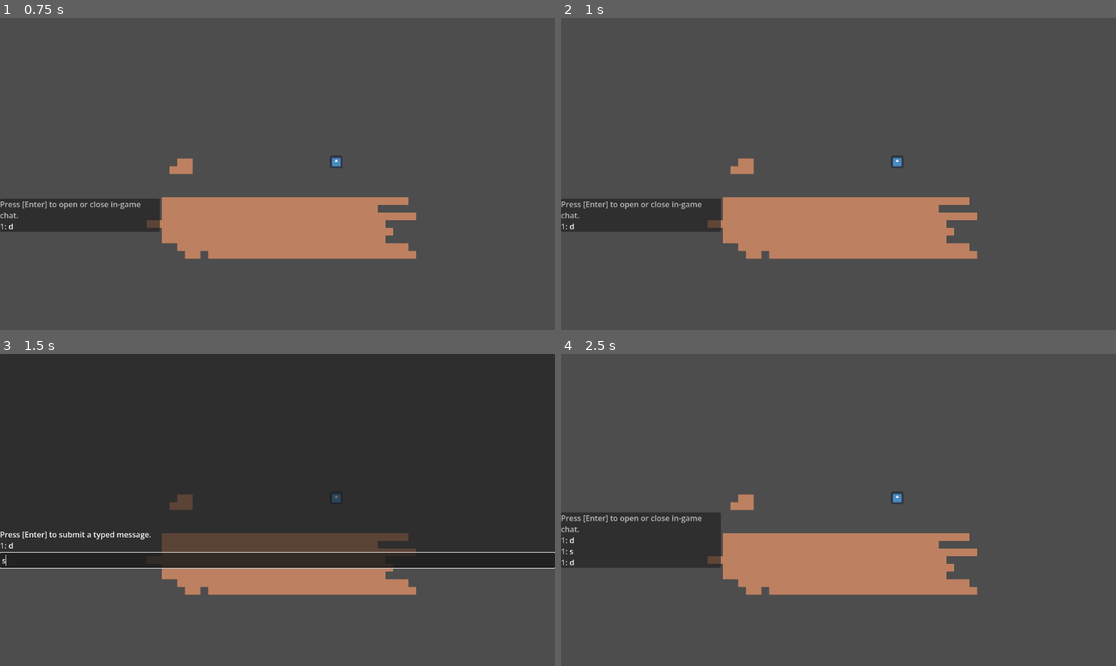
Above: before the commit, frames 1-4 (two rows, left to right).
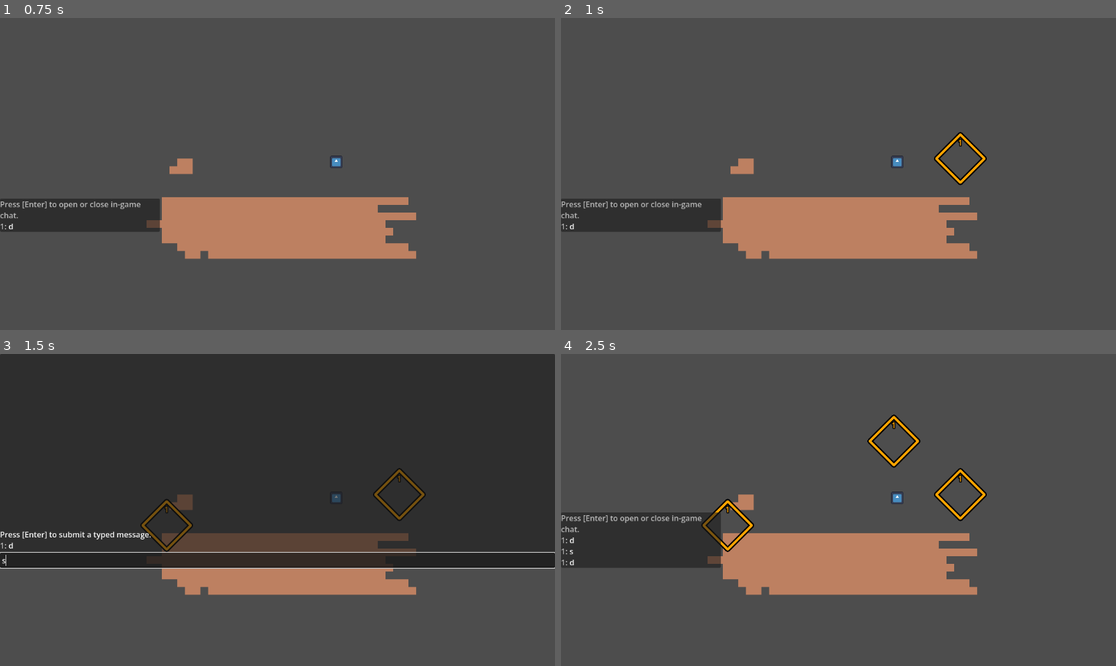
Above: after the commit, the same moments.

Repository: stacktrace-error/chunk-terrain
Game: Godot game, scene res://main_menu.tscn
Two runs of this game, one before a commit and one after it. Both use one fixed random seed, a clock stepped at 60 frames per second and the inputs below. Before the commit the project starts from res://multiplayer.tscn. The engine's default icon, where the game draws it, is replaced by a stand-in: a white triangle on a blue panel in a dark square.
Inputs (mouse positions are in pixels of both pictures, inside the frame that each line leads up to):
- Up to frame 1 (0.75 s): tap Enter (chat) at 0.5, 0.6 s; move the mouse to (399, 158) at 0.52 s; hold D (right) from 0.53 s (still down)
- Up to frame 2 (1 s): keep holding D (right); tap Middle mouse button (ping, bound only after the commit) at 0.8 s
- Up to frame 3 (1.5 s): tap Enter (chat) at 1.25 s; move the mouse to (166, 525) at 1.27 s; release D (right) at 1.28 s; hold S (down) from 1.28 s (still down); tap Middle mouse button (ping, bound only after the commit) at 1.35 s
- Up to frame 4 (2.5 s): tap Enter (chat) at 1.55, 2, 2.1 s; move the mouse to (894, 441) at 2.02 s; release S (down) at 2.03 s; hold D (right) from 2.03 s (still down); tap Middle mouse button (ping, bound only after the commit) at 2.3 s

Frame 1 is identical in both runs. In frame 2, 0.4% of the frame differs, in the area x 67-77%, y 36-54%; in frame 3, 0.8%; in frame 4, 1.3%, in the area x 25-77%, y 19-64%.

Commit message:
ping markers, better launch arguments

Diff:
--- a/Camera.gd
+++ b/Camera.gd
@@ -3,6 +3,6 @@
 #func _process(delta):
 	#position += Input.get_vector("left", "right", "up", "down") * delta * 200
 
-func _input(event:InputEvent) -> void:
+func _unhandled_input(event:InputEvent) -> void:
 	var change = Input.get_axis("zoom_out", "zoom_in") * 0.2
 	if change: zoom += Vector2.ONE * change * zoom.x
--- a/Multiplayer.gd
+++ /dev/null
@@ -1,44 +0,0 @@
-extends Node
-
-var peer : ENetMultiplayerPeer = ENetMultiplayerPeer.new()
-@export var player_scene : PackedScene = load("res://entities/player/player.tscn")
-
-func _ready() -> void:
-	var args : PackedStringArray = OS.get_cmdline_args()
-	if "--host" in args: host()
-	elif "--join" in args: join()
-
-
-func _on_join_button_pressed() -> void:
-	var split : PackedStringArray = %JoinAddress.text.rsplit(":", false, 1)
-	var port : int = 13500
-
-	if split.size() > 1: port = split[1].to_int()
-	join(split[0], port)
-
-
-func _on_host_button_pressed() -> void:
-	var port : int = 13500
-	if %HostPort.text != "": port = %HostPort.text.to_int()
-
-	host(port)
-
-
-func host(port:int=13500) -> void:
-	peer.create_server(port)
-	multiplayer.multiplayer_peer = peer
-	multiplayer.peer_connected.connect(add_player)
-	add_player()
-	DisplayServer.window_set_title.call_deferred("hosting")
-	%NetworkPanel.hide()
-
-func join(address:String="localhost", port:int=13500) -> void:
-	peer.create_client(address, port)
-	multiplayer.multiplayer_peer = peer
-	DisplayServer.window_set_title.call_deferred("joined")
-	%NetworkPanel.hide()
-
-func add_player(id : int = 1) -> void:
-	var player : Player = player_scene.instantiate()
-	player.name = str("Player ", id)
-	GameWorld.add_child.call_deferred(player)
--- a/chat.tscn
+++ /dev/null
@@ -1,82 +0,0 @@
-[gd_scene format=3 uid="uid://bxykqb7tkkh26"]
-
-[ext_resource type="Script" uid="uid://b8rmkxyaetyh2" path="res://chat.gd" id="1_dg5i7"]
-
-[sub_resource type="Theme" id="Theme_adcgs"]
-
-[node name="Chat" type="Control" unique_id=1229468243]
-layout_mode = 3
-anchors_preset = 15
-anchor_right = 1.0
-anchor_bottom = 1.0
-grow_horizontal = 2
-grow_vertical = 2
-size_flags_vertical = 8
-script = ExtResource("1_dg5i7")
-
-[node name="Full" type="VBoxContainer" parent="." unique_id=859209434]
-unique_name_in_owner = true
-visible = false
-layout_mode = 1
-anchors_preset = 15
-anchor_right = 1.0
-anchor_bottom = 1.0
-grow_horizontal = 2
-grow_vertical = 2
-theme = SubResource("Theme_adcgs")
-
-[node name="PanelContainer" type="PanelContainer" parent="Full" unique_id=1855594950]
-layout_mode = 2
-size_flags_vertical = 3
-
-[node name="VBoxContainer" type="VBoxContainer" parent="Full/PanelContainer" unique_id=236989270]
-layout_mode = 2
-
-[node name="ChatText" type="RichTextLabel" parent="Full/PanelContainer/VBoxContainer" unique_id=17034090]
-unique_name_in_owner = true
-layout_mode = 2
-size_flags_vertical = 3
-bbcode_enabled = true
-text = "Press [Enter] to submit a typed message."
-scroll_following = true
-vertical_alignment = 2
-
-[node name="ChatInput" type="LineEdit" parent="Full/PanelContainer/VBoxContainer" unique_id=1401758675]
-unique_name_in_owner = true
-custom_minimum_size = Vector2(200, 0)
-layout_mode = 2
-size_flags_horizontal = 3
-placeholder_text = "Nullevoy:"
-emoji_menu_enabled = false
-
-[node name="Spacer" type="Control" parent="Full" unique_id=226054783]
-custom_minimum_size = Vector2(0, 200)
-layout_mode = 2
-
-[node name="Recent" type="VBoxContainer" parent="." unique_id=868314742]
-unique_name_in_owner = true
-layout_mode = 1
-anchors_preset = 9
-anchor_bottom = 1.0
-offset_right = 332.0
-grow_vertical = 2
-alignment = 2
-
-[node name="PanelContainer" type="PanelContainer" parent="Recent" unique_id=268930806]
-layout_mode = 2
-size_flags_vertical = 8
-
-[node name="RecentChat" type="RichTextLabel" parent="Recent/PanelContainer" unique_id=1496671690]
-unique_name_in_owner = true
-layout_mode = 2
-bbcode_enabled = true
-text = "[color=gray]Press [Enter] to open or close in-game chat.[/color]"
-fit_content = true
-scroll_active = false
-vertical_alignment = 2
-
-[node name="Spacer" type="Control" parent="Recent" unique_id=1446628065]
-custom_minimum_size = Vector2(0, 200)
-layout_mode = 2
-
-[connection signal="text_submitted" from="Full/PanelContainer/VBoxContainer/ChatInput" to="." method="_on_chat_input_text_submitted"]
--- /dev/null
+++ b/hud.tscn
@@ -0,0 +1,7 @@
+[gd_scene format=3 uid="uid://ct0cs4hrv60t6"]
+
+[ext_resource type="PackedScene" uid="uid://bxykqb7tkkh26" path="res://multiplayer/chat.tscn" id="1_37p78"]
+
+[node name="HUD" type="CanvasLayer" unique_id=980792172]
+
+[node name="Chat" parent="." unique_id=1229468243 instance=ExtResource("1_37p78")]
--- /dev/null
+++ b/main_menu.tscn
@@ -0,0 +1,56 @@
+[gd_scene format=3 uid="uid://b5lib4cfpco6n"]
+
+[ext_resource type="Script" uid="uid://y1hsvj0qhxxw" path="res://multiplayer/network_panel.gd" id="1_06t4h"]
+
+[node name="MainMenu" type="CanvasLayer" unique_id=897139959]
+
+[node name="NetworkPanel" type="TabContainer" parent="." unique_id=1558555824]
+unique_name_in_owner = true
+visible = false
+anchors_preset = 2
+anchor_top = 1.0
+anchor_bottom = 1.0
+offset_top = -62.0
+offset_right = 287.0
+grow_vertical = 0
+size_flags_vertical = 8
+current_tab = 0
+script = ExtResource("1_06t4h")
+
+[node name="Join" type="HBoxContainer" parent="NetworkPanel" unique_id=242613971]
+layout_mode = 2
+metadata/_tab_index = 0
+
+[node name="JoinAddress" type="LineEdit" parent="NetworkPanel/Join" unique_id=2027740086]
+unique_name_in_owner = true
+custom_minimum_size = Vector2(200, 0)
+layout_mode = 2
+size_flags_horizontal = 3
+text = "79.222.27.225:13500"
+placeholder_text = "ex. \"127.0.0.1\""
+emoji_menu_enabled = false
+
+[node name="JoinButton" type="Button" parent="NetworkPanel/Join" unique_id=994324684]
+layout_mode = 2
+size_flags_horizontal = 0
+size_flags_vertical = 4
+text = "Confirm"
+
+[node name="Host" type="HBoxContainer" parent="NetworkPanel" unique_id=401531738]
+visible = false
+layout_mode = 2
+metadata/_tab_index = 1
+
+[node name="HostPort" type="LineEdit" parent="NetworkPanel/Host" unique_id=280574990]
+unique_name_in_owner = true
+custom_minimum_size = Vector2(200, 0)
+layout_mode = 2
+size_flags_horizontal = 3
+placeholder_text = "Enter port number..."
+emoji_menu_enabled = false
+
+[node name="HostButton" type="Button" parent="NetworkPanel/Host" unique_id=1110564422]
+layout_mode = 2
+size_flags_horizontal = 0
+size_flags_vertical = 4
+text = "Confirm"
--- a/multiplayer.tscn
+++ /dev/null
@@ -1,62 +0,0 @@
-[gd_scene format=3 uid="uid://cq5aeyk33xfvo"]
-
-[ext_resource type="Script" uid="uid://cgur0hsjp3hq1" path="res://Multiplayer.gd" id="1_o4y1c"]
-[ext_resource type="PackedScene" uid="uid://bxykqb7tkkh26" path="res://chat.tscn" id="2_wktud"]
-
-[node name="Multiplayer" type="CanvasLayer" unique_id=1518339262]
-script = ExtResource("1_o4y1c")
-
-[node name="NetworkPanel" type="TabContainer" parent="." unique_id=466120159]
-unique_name_in_owner = true
-visible = false
-anchors_preset = 2
-anchor_top = 1.0
-anchor_bottom = 1.0
-offset_top = -62.0
-offset_right = 287.0
-grow_vertical = 0
-size_flags_vertical = 8
-current_tab = 1
-
-[node name="Join" type="HBoxContainer" parent="NetworkPanel" unique_id=2000473641]
-visible = false
-layout_mode = 2
-metadata/_tab_index = 0
-
-[node name="JoinAddress" type="LineEdit" parent="NetworkPanel/Join" unique_id=378507847]
-unique_name_in_owner = true
-custom_minimum_size = Vector2(200, 0)
-layout_mode = 2
-size_flags_horizontal = 3
-text = "79.222.27.225:13500"
-placeholder_text = "ex. \"127.0.0.1\""
-emoji_menu_enabled = false
-
-[node name="JoinButton" type="Button" parent="NetworkPanel/Join" unique_id=1480861358]
-layout_mode = 2
-size_flags_horizontal = 0
-size_flags_vertical = 4
-text = "Confirm"
-
-[node name="Host" type="HBoxContainer" parent="NetworkPanel" unique_id=1105302072]
-layout_mode = 2
-metadata/_tab_index = 1
-
-[node name="HostPort" type="LineEdit" parent="NetworkPanel/Host" unique_id=1174830828]
-unique_name_in_owner = true
-custom_minimum_size = Vector2(200, 0)
-layout_mode = 2
-size_flags_horizontal = 3
-placeholder_text = "Enter port number..."
-emoji_menu_enabled = false
-
-[node name="HostButton" type="Button" parent="NetworkPanel/Host" unique_id=412015199]
-layout_mode = 2
-size_flags_horizontal = 0
-size_flags_vertical = 4
-text = "Confirm"
-
-[node name="Chat" parent="." unique_id=1229468243 instance=ExtResource("2_wktud")]
-
-[connection signal="pressed" from="NetworkPanel/Join/JoinButton" to="." method="_on_join_button_pressed"]
-[connection signal="pressed" from="NetworkPanel/Host/HostButton" to="." method="_on_host_button_pressed"]
--- /dev/null
+++ b/multiplayer/chat.tscn
@@ -0,0 +1,82 @@
+[gd_scene format=3 uid="uid://bxykqb7tkkh26"]
+
+[ext_resource type="Script" uid="uid://b8rmkxyaetyh2" path="res://multiplayer/chat.gd" id="1_dg5i7"]
+
+[sub_resource type="Theme" id="Theme_adcgs"]
+
+[node name="Chat" type="Control" unique_id=1229468243]
+layout_mode = 3
+anchors_preset = 15
+anchor_right = 1.0
+anchor_bottom = 1.0
+grow_horizontal = 2
+grow_vertical = 2
+size_flags_vertical = 8
+script = ExtResource("1_dg5i7")
+
+[node name="Full" type="VBoxContainer" parent="." unique_id=859209434]
+unique_name_in_owner = true
+visible = false
+layout_mode = 1
+anchors_preset = 15
+anchor_right = 1.0
+anchor_bottom = 1.0
+grow_horizontal = 2
+grow_vertical = 2
+theme = SubResource("Theme_adcgs")
+
+[node name="PanelContainer" type="PanelContainer" parent="Full" unique_id=1855594950]
+layout_mode = 2
+size_flags_vertical = 3
+
+[node name="VBoxContainer" type="VBoxContainer" parent="Full/PanelContainer" unique_id=236989270]
+layout_mode = 2
+
+[node name="ChatText" type="RichTextLabel" parent="Full/PanelContainer/VBoxContainer" unique_id=17034090]
+unique_name_in_owner = true
+layout_mode = 2
+size_flags_vertical = 3
+bbcode_enabled = true
+text = "Press [Enter] to submit a typed message."
+scroll_following = true
+vertical_alignment = 2
+
+[node name="ChatInput" type="LineEdit" parent="Full/PanelContainer/VBoxContainer" unique_id=1401758675]
+unique_name_in_owner = true
+custom_minimum_size = Vector2(200, 0)
+layout_mode = 2
+size_flags_horizontal = 3
+placeholder_text = "Nullevoy:"
+emoji_menu_enabled = false
+
+[node name="Spacer" type="Control" parent="Full" unique_id=226054783]
+custom_minimum_size = Vector2(0, 200)
+layout_mode = 2
+
+[node name="Recent" type="VBoxContainer" parent="." unique_id=868314742]
+unique_name_in_owner = true
+layout_mode = 1
+anchors_preset = 9
+anchor_bottom = 1.0
+offset_right = 332.0
+grow_vertical = 2
+alignment = 2
+
+[node name="PanelContainer" type="PanelContainer" parent="Recent" unique_id=268930806]
+layout_mode = 2
+size_flags_vertical = 8
+
+[node name="RecentChat" type="RichTextLabel" parent="Recent/PanelContainer" unique_id=1496671690]
+unique_name_in_owner = true
+layout_mode = 2
+bbcode_enabled = true
+text = "[color=gray]Press [Enter] to open or close in-game chat.[/color]"
+fit_content = true
+scroll_active = false
+vertical_alignment = 2
+
+[node name="Spacer" type="Control" parent="Recent" unique_id=1446628065]
+custom_minimum_size = Vector2(0, 200)
+layout_mode = 2
+
+[connection signal="text_submitted" from="Full/PanelContainer/VBoxContainer/ChatInput" to="." method="_on_chat_input_text_submitted"]
--- /dev/null
+++ b/multiplayer/multiplayer.gd
@@ -0,0 +1,33 @@
+extends Node
+
+var peer : ENetMultiplayerPeer = ENetMultiplayerPeer.new()
+@export var player_scene : PackedScene = load("res://entities/player/player.tscn")
+
+func host_parse_port(port_string:String="") -> void:
+	var port : int = 13500
+	if !port_string.is_empty(): port = port_string.to_int()
+	host(port)
+
+func host(port:int=13500) -> void:
+	peer.create_server(port)
+	multiplayer.multiplayer_peer = peer
+	multiplayer.peer_connected.connect(add_player)
+	add_player()
+	DisplayServer.window_set_title.call_deferred("hosting")
+
+func join_parse_port(address:String="localhost") -> void:
+	var split : PackedStringArray = address.rsplit(":", false, 1)
+	var port : int = 13500
+
+	if split.size() > 1: port = split[1].to_int()
+	join(split[0], port)
+
+func join(address:String="localhost", port:int=13500) -> void:
+	peer.create_client(address, port)
+	multiplayer.multiplayer_peer = peer
+	DisplayServer.window_set_title.call_deferred("joined")
+
+func add_player(id : int = 1) -> void:
+	var player : Player = player_scene.instantiate()
+	player.name = str("Player ", id)
+	GameWorld.add_child.call_deferred(player)
--- /dev/null
+++ b/multiplayer/multiplayer.tscn
@@ -0,0 +1,8 @@
+[gd_scene format=3 uid="uid://cq5aeyk33xfvo"]
+
+[ext_resource type="Script" uid="uid://cgur0hsjp3hq1" path="res://multiplayer/multiplayer.gd" id="1_o4y1c"]
+[ext_resource type="PackedScene" uid="uid://cye331dhe8nxs" path="res://entities/player/player.tscn" id="2_0u810"]
+
+[node name="Multiplayer" type="Node" unique_id=1921070033]
+script = ExtResource("1_o4y1c")
+player_scene = ExtResource("2_0u810")
--- /dev/null
+++ b/multiplayer/network_panel.gd
@@ -0,0 +1,15 @@
+extends TabContainer
+
+func _ready() -> void:
+	var args : Dictionary[String, String] = Util.launch_args
+
+	if "host" in args: Multiplayer.host_parse_port(args["host"])
+	elif "join" in args: Multiplayer.join_parse_port(args["host"])
+
+func _on_join_button_pressed() -> void:
+	Multiplayer.join_parse_port(%JoinAddress.text)
+	hide()
+
+func _on_host_button_pressed() -> void:
+	Multiplayer.host_parse_port(%HostPort.text)
+	hide()
--- /dev/null
+++ b/multiplayer/ping_marker.gd
@@ -0,0 +1,30 @@
+class_name PingMarker extends Node2D
+
+const points : PackedVector2Array = [Vector2.UP, Vector2.RIGHT, Vector2.DOWN, Vector2.LEFT]
+const fade_time : float = 5
+const default_radius : float = 50
+
+static func create(player:int, g_pos:Vector2, radius:float=-1, lifetime:float=20) -> Node2D:
+	var ping : PingMarker = preload("res://multiplayer/ping_marker.tscn").instantiate()
+	ping.setup(player, g_pos, radius, lifetime)
+	return ping
+
+func setup(player:int, g_pos:Vector2, radius:float=-1, lifetime:float=20) -> void:
+	global_position = g_pos
+
+	if radius < 0: radius = default_radius
+
+	%Text.text = str("[color=orange]", player)
+	%Text.position.y = -50 - radius * 0.44
+
+	var p : PackedVector2Array = points.duplicate()
+	for i : int in p.size(): p[i] *= radius
+
+	%Circle.points = p
+	%CircleColor.points = p
+	%CircleColor.default_color = Color.ORANGE
+
+	var tween : Tween = create_tween()
+	tween.tween_interval(lifetime - fade_time)
+	tween.tween_property(self, "modulate", Color.TRANSPARENT, fade_time)
+	tween.tween_callback(free)
--- /dev/null
+++ b/multiplayer/ping_marker.tscn
@@ -0,0 +1,44 @@
+[gd_scene format=3 uid="uid://c6pcef58g4kj8"]
+
+[ext_resource type="Script" uid="uid://c56tjy1goa57h" path="res://multiplayer/ping_marker.gd" id="1_k3rbl"]
+
+[node name="PingMarker" type="Node2D" unique_id=983919406]
+top_level = true
+script = ExtResource("1_k3rbl")
+
+[node name="Circle" type="Line2D" parent="." unique_id=1926631243]
+unique_name_in_owner = true
+points = PackedVector2Array(0, -50, 50, 0, 0, 50, -50, 0)
+closed = true
+default_color = Color(0, 0, 0, 1)
+joint_mode = 2
+
+[node name="CircleColor" type="Line2D" parent="Circle" unique_id=1773823837]
+unique_name_in_owner = true
+points = PackedVector2Array(0, -50, 50, 0, 0, 50, -50, 0)
+closed = true
+width = 5.0
+default_color = Color(0.97503024, 0.77336687, 0, 1)
+joint_mode = 2
+
+[node name="Text" type="RichTextLabel" parent="." unique_id=2011128395]
+unique_name_in_owner = true
+anchors_preset = 7
+anchor_left = 0.5
+anchor_top = 1.0
+anchor_right = 0.5
+anchor_bottom = 1.0
+offset_left = -250.0
+offset_top = -72.0
+offset_right = 250.0
+offset_bottom = -22.0
+grow_horizontal = 2
+grow_vertical = 0
+pivot_offset_ratio = Vector2(0.5, 1)
+theme_override_constants/outline_size = 8
+bbcode_enabled = true
+text = "[color=gray]Nullevoy"
+fit_content = true
+scroll_active = false
+horizontal_alignment = 1
+vertical_alignment = 2
--- /dev/null
+++ b/multiplayer/ping_markers.gd
@@ -0,0 +1,9 @@
+extends Node2D
+
+func _input(event: InputEvent) -> void:
+	if Input.is_action_just_pressed("ping"):
+		place_marker.rpc(multiplayer.get_unique_id(), get_global_mouse_position())
+
+@rpc("any_peer", "call_local")
+func place_marker(player:int, g_pos:Vector2, radius:float=-1, lifetime:float=20):
+	add_child(PingMarker.create(player, g_pos, radius, lifetime))
--- a/project.godot
+++ b/project.godot
@@ -15,7 +15,7 @@
 [application]
 
 config/name="chunk terrain"
-run/main_scene="uid://cq5aeyk33xfvo"
+run/main_scene="uid://b5lib4cfpco6n"
 config/features=PackedStringArray("4.6", "GL Compatibility")
 boot_splash/stretch_mode=0
 boot_splash/image="uid://bqyp2x4sdtnjl"
@@ -23,8 +23,12 @@
 
 [autoload]
 
+Util="*uid://b1ox2g36gt0oq"
 GameWorld="*res://world/world.tscn"
+Multiplayer="*uid://cgur0hsjp3hq1"
 Camera="*res://camera_2d.tscn"
+HUD="*uid://ct0cs4hrv60t6"
+PingMarkers="*uid://crbgw6ct16osm"
 
 [debug]
 
@@ -36,7 +40,7 @@
 
 [editor]
 
-run/main_run_args="--host"
+run/main_run_args="--host 13500"
 
 [input]
 
@@ -99,6 +103,12 @@
 "events": [Object(InputEventKey,"resource_local_to_scene":false,"resource_name":"","device":-1,"window_id":0,"alt_press …(195 unchanged characters)…
 ]
 }
+ping={
+"deadzone": 0.2,
+"events": [Object(InputEventMouseButton,"resource_local_to_scene":false,"resource_name":"","device":-1,"window_id":0,"alt_pressed":false,"shift_pressed":false,"ctrl_pressed":false,"meta_pressed":false,"button_mask":0,"position":Vector2(129, 26),"global_position":Vector2(138, 74),"factor":1.0,"button_index":8,"canceled":false,"pressed":true,"double_click":false,"script":null)
+, Object(InputEventMouseButton,"resource_local_to_scene":false,"resource_name":"","device":-1,"window_id":0,"alt_pressed":false,"shift_pressed":false,"ctrl_pressed":false,"meta_pressed":false,"button_mask":4,"position":Vector2(213, 19),"global_position":Vector2(222, 67),"factor":1.0,"button_index":3,"canceled":false,"pressed":true,"double_click":false,"script":null)
+]
+}
 
 [layer_names]
 
--- /dev/null
+++ b/util.gd
@@ -0,0 +1,35 @@
+extends Node
+
+## Contains launch arguments in an easily accessible format. Ignores leading gibberish.
+## Arguments like " ggffa!!!!! --host 6567 8882 --scene=gtgftgdff" are turned into
+## {
+##     "host" = "6567 8882",
+##     "scene" = "gtgftgdff"
+## }
+var launch_args : Dictionary[String, String] = {}
+
+func _ready() -> void:
+	var args : PackedStringArray = OS.get_cmdline_args()
+	var last_key : String
+	var i : int = 0
+
+	while i < args.size():
+		var arg : String = args[i]
+
+		if arg.contains("--"):
+			var key : String = arg
+			var value : String = ""
+
+			if arg.contains("="):
+				var split = arg.split("=", false, 1)
+				key = split[0]
+				value = split[1]
+
+			key = key.trim_prefix("--")
+			last_key = key
+			launch_args[key] = value
+		elif last_key:
+			if launch_args[last_key] != "": arg = " " + arg
+			launch_args[last_key] += arg
+
+		i += 1
--- a/world/world.tscn
+++ b/world/world.tscn
@@ -28,18 +28,18 @@
 sources/0 = SubResource("TileSetAtlasSource_4717r")
 sources/1 = SubResource("TileSetAtlasSource_mmdvd")
 
-[node name="World" type="Node2D" node_paths=PackedStringArray("map")]
+[node name="World" type="Node2D" unique_id=224335030 node_paths=PackedStringArray("map")]
 script = ExtResource("1_6xmxd")
 noise = SubResource("FastNoiseLite_4717r")
 map = NodePath("TileMapLayer")
 
-[node name="TileMapLayer" type="TileMapLayer" parent="."]
+[node name="TileMapLayer" type="TileMapLayer" parent="." unique_id=1506594072]
 tile_map_data = PackedByteArray("AADv/wYAAAAAAAAAAADw/wYAAAAAAAAAAADx/wMAAAAAAAAAAADx/wQAAAAAAAAAAADx/wUAAAAAAAAAAADx/w …(3872 unchanged characters)…
 tile_set = SubResource("TileSet_h5o24")
 
-[node name="0" parent="." instance=ExtResource("3_4717r")]
+[node name="0" parent="." unique_id=1563049547 instance=ExtResource("3_4717r")]
 position = Vector2(122, -25)
 
-[node name="MultiplayerSpawner" type="MultiplayerSpawner" parent="."]
+[node name="MultiplayerSpawner" type="MultiplayerSpawner" parent="." unique_id=301807801]
 _spawnable_scenes = PackedStringArray("uid://cye331dhe8nxs")
 spawn_path = NodePath("..")
Not shown, changed: export_presets.cfg
Renamed: chat.gd -> multiplayer/chat.gd
Renamed: chat.gd.uid -> multiplayer/chat.gd.uid
Renamed: Multiplayer.gd.uid -> multiplayer/multiplayer.gd.uid
Not shown, added: multiplayer/network_panel.gd.uid
Not shown, added: multiplayer/ping_marker.gd.uid
Not shown, added: multiplayer/ping_markers.gd.uid
Not shown, added: util.gd.uid
Not shown: 1 places in world/world.tscn that only renumber resources
Not shown, changed: chunkterrain_windows
